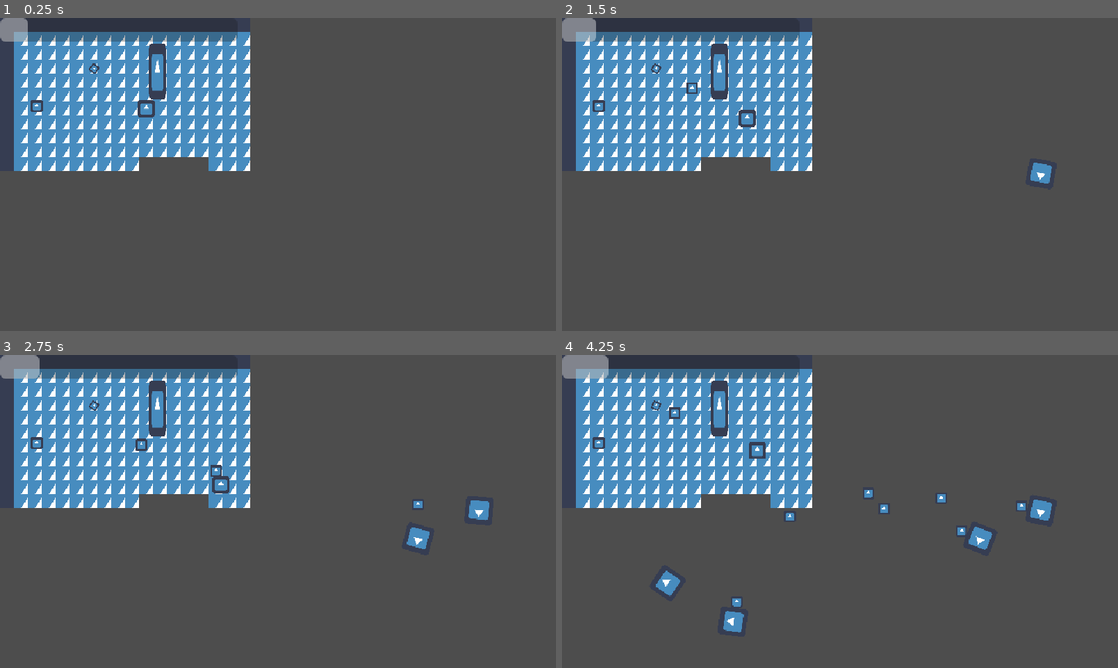
Above: before the commit, frames 1-4 (two rows, left to right).
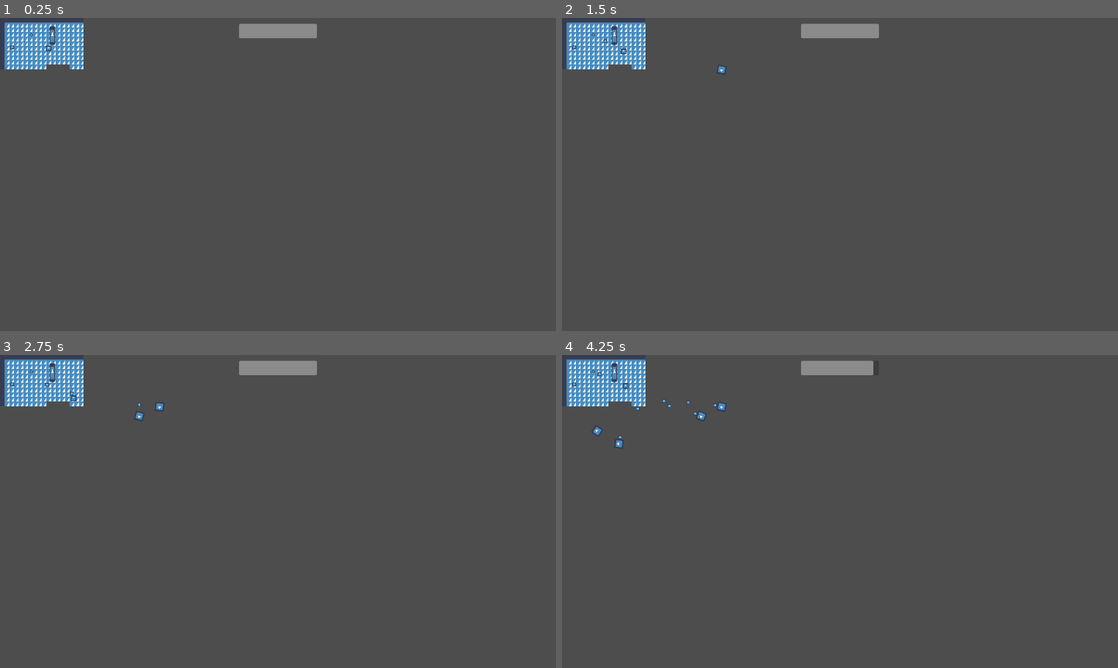
Above: after the commit, the same moments.

Repository: FeniXb3/LaughArena
Game: Godot game, scene res://Scenes/bulletHellMap.tscn
Two runs of this game, one before a commit and one after it. Both use one fixed random seed, a clock stepped at 60 frames per second and the inputs below. The engine's default icon, where the game draws it, is replaced by a stand-in: a white triangle on a blue panel in a dark square.
Inputs:
- Up to frame 1 (0.25 s): no input
- Up to frame 2 (1.5 s): hold D (move_right) 0.53-1.28 s; hold S (move_down) from 1.28 s (still down)
- Up to frame 3 (2.75 s): release S (move_down) at 2.03 s; hold D (move_right) from 2.03 s (still down)
- Up to frame 4 (4.25 s): release D (move_right) at 2.78 s; hold W (move_up) 2.78-3.53 s; hold A (move_left) from 3.53 s (still down)

The runs differ from the first frame. In frame 1, 20% of the frame differs, in the area x 0-57%, y 0-49%; in frame 2, 20%; in frame 3, 20%; in frame 4, 21%, in the area x 0-89%, y 0-89%.

Commit message:
dodany game over UI, poprawione pozycjonowanie UI

Diff:
--- /dev/null
+++ b/Scenes/GameOverUI.tscn
@@ -0,0 +1,11 @@
+[gd_scene load_steps=2 format=3 uid="uid://cvwplfble2us6"]
+
+[ext_resource type="Script" path="res://Scripts/game_over_text.gd" id="1_bgd2l"]
+
+[node name="Label" type="Label"]
+visible = false
+theme_override_font_sizes/font_size = 100
+text = "Game Over!"
+horizontal_alignment = 1
+vertical_alignment = 1
+script = ExtResource("1_bgd2l")
--- a/Scenes/bulletHellMap.tscn
+++ b/Scenes/bulletHellMap.tscn
@@ -6,6 +6,7 @@
 [ext_resource type="PackedScene" uid="uid://c77x8fmpt1ngl" path="res://Scenes/player2.tscn" id="5_y87s1"]
 [ext_resource type="PackedScene" uid="uid://dh1qfmobw6mjn" path="res://Scenes/health_bar.tscn" id="6_c27gw"]
 [ext_resource type="PackedScene" uid="uid://bj8al28eu20dd" path="res://Scenes/Director.tscn" id="6_g5hfq"]
+[ext_resource type="Script" path="res://Scripts/game_over_text.gd" id="8_poi7o"]
 [ext_resource type="PackedScene" uid="uid://i4vfjjtivq8g" path="res://Scenes/turret2.tscn" id="8_ynnnl"]
 
 [sub_resource type="TileSetAtlasSource" id="TileSetAtlasSource_w11m8"]
@@ -237,4 +238,29 @@
 position = Vector2(181, 61)
 scale = Vector2(0.09, 0.3)
 
-[node name="HealthBar" parent="." instance=ExtResource("6_c27gw")]
+[node name="CanvasLayer" type="CanvasLayer" parent="."]
+
+[node name="MarginContainer" type="MarginContainer" parent="CanvasLayer"]
+anchors_preset = 15
+anchor_right = 1.0
+anchor_bottom = 1.0
+grow_horizontal = 2
+grow_vertical = 2
+theme_override_constants/margin_left = 20
+theme_override_constants/margin_top = 20
+theme_override_constants/margin_right = 20
+theme_override_constants/margin_bottom = 20
+
+[node name="HealthBar" parent="CanvasLayer/MarginContainer" instance=ExtResource("6_c27gw")]
+custom_minimum_size = Vector2(270, 50)
+layout_mode = 2
+size_flags_horizontal = 4
+
+[node name="Label" type="Label" parent="CanvasLayer/MarginContainer"]
+visible = false
+layout_mode = 2
+theme_override_font_sizes/font_size = 100
+text = "Game Over!"
+horizontal_alignment = 1
+vertical_alignment = 1
+script = ExtResource("8_poi7o")
--- a/Scenes/bullets.tscn
+++ b/Scenes/bullets.tscn
@@ -20,6 +20,7 @@
 max_contacts_reported = 5
 contact_monitor = true
 script = ExtResource("1_yqi0i")
+damage = 50.0
 
 [node name="VisibleOnScreenNotifier2D" type="VisibleOnScreenNotifier2D" parent="."]
 position = Vector2(0, -1.19209e-07)
--- a/Scenes/health_bar.tscn
+++ b/Scenes/health_bar.tscn
@@ -3,9 +3,14 @@
 [ext_resource type="Script" path="res://Scripts/health_bar.gd" id="1_v311a"]
 
 [node name="HealthBar" type="ProgressBar"]
-offset_right = 273.0
+anchors_preset = 5
+anchor_left = 0.5
+anchor_right = 0.5
+offset_left = -136.5
+offset_right = 136.5
 offset_bottom = 27.0
+grow_horizontal = 2
 max_value = 1000.0
-value = 100.0
+value = 1000.0
 show_percentage = false
 script = ExtResource("1_v311a")
--- a/Scenes/player2.tscn
+++ b/Scenes/player2.tscn
@@ -11,7 +11,7 @@
 
 [node name="player" type="RigidBody2D"]
 collision_mask = 46
-mass = 100.0
+mass = 1000.0
 physics_material_override = SubResource("PhysicsMaterial_ga2es")
 gravity_scale = 0.0
 can_sleep = false
--- /dev/null
+++ b/Scripts/game_over_text.gd
@@ -0,0 +1,9 @@
+extends Label
+
+func _ready():
+	SignalBus.game_over.connect(_on_game_over)
+
+func _on_game_over():
+	print("Game Over")
+	visible = true
+	get_tree().paused = true
--- a/Scripts/player2.gd
+++ b/Scripts/player2.gd
@@ -16,6 +16,8 @@
 
 func _on_health_decreased(value):
 	mass = clamp(mass - value, min_mass, max_mass)
+	if mass <= 0.01:
+		SignalBus.game_over.emit()
 
 func _on_health_increased(regen):
 	mass = clamp(mass + regen, min_mass, max_mass)
--- a/Scripts/signal_bus.gd
+++ b/Scripts/signal_bus.gd
@@ -2,3 +2,4 @@
 
 signal health_decreased(value)
 signal health_increased(value)
+signal game_over()
--- a/project.godot
+++ b/project.godot
@@ -24,7 +24,6 @@
 window/size/viewport_width=1920
 window/size/viewport_height=1080
 window/stretch/mode="viewport"
-window/stretch/scale=3.0
 
 [input]
 
Not shown: 1 places in Scenes/bulletHellMap.tscn that only renumber resources
